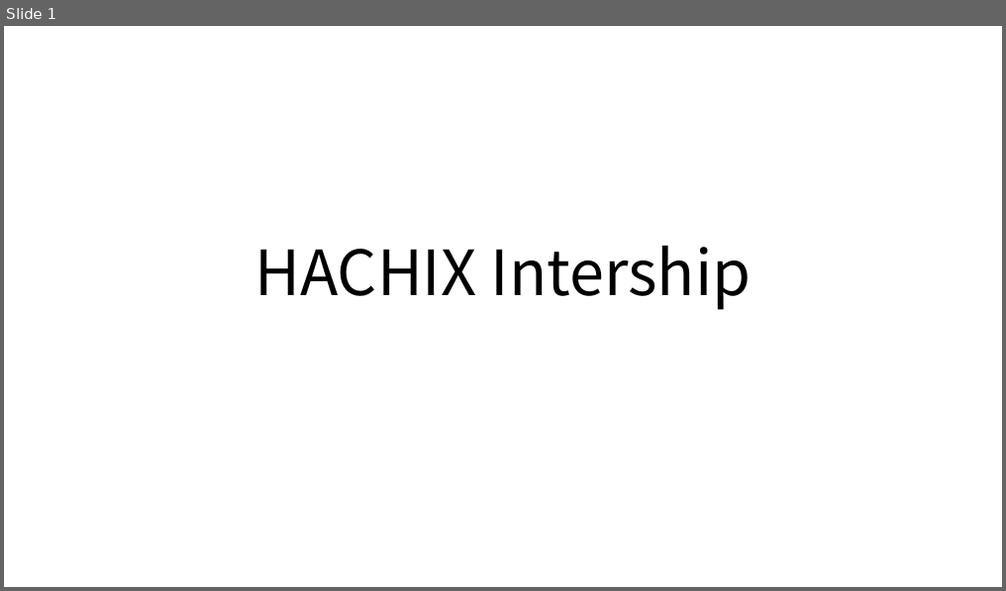
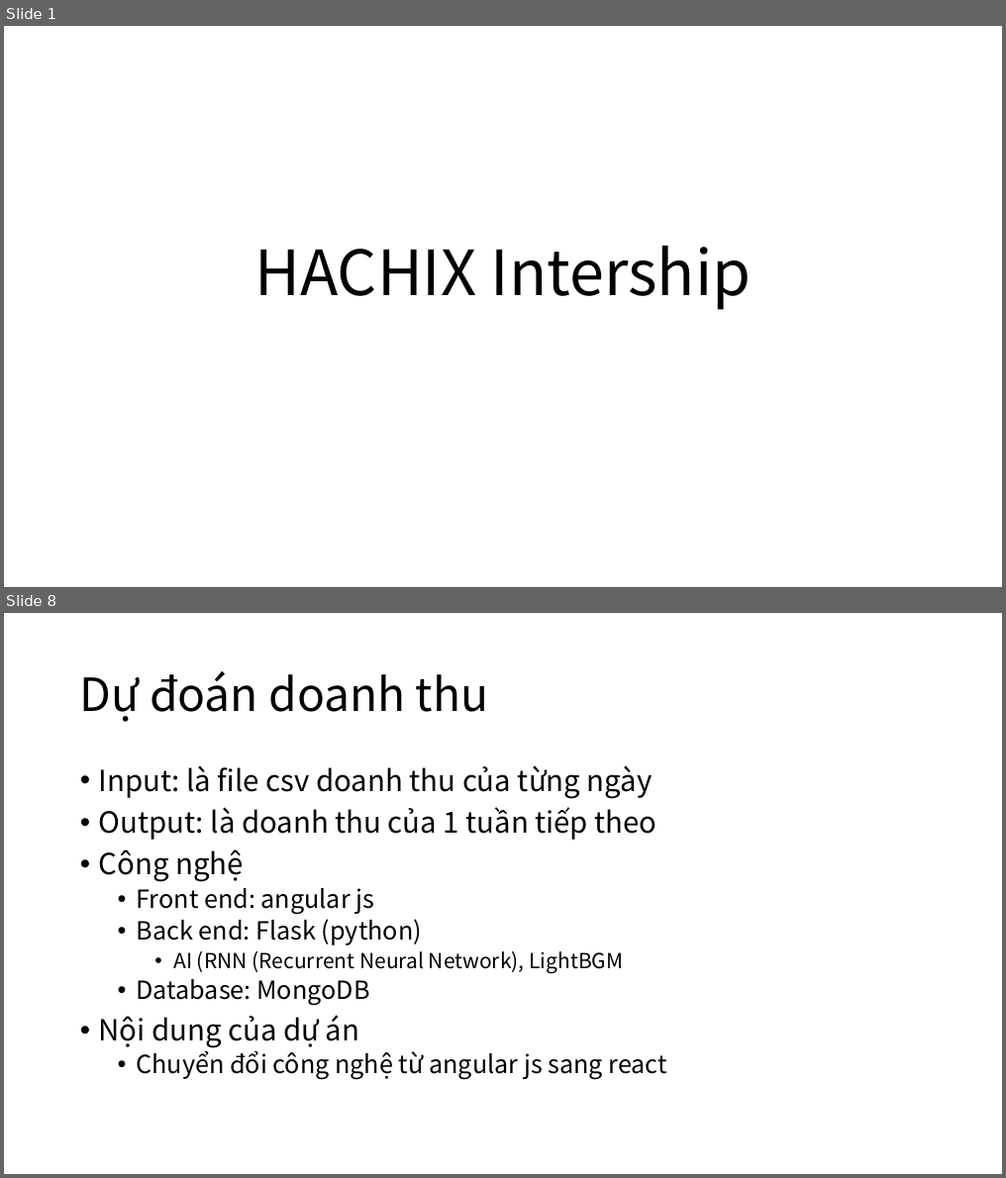
Before and after one commit to makotovnjp/Talent5PythonFlask, a slide deck: doc/Intership.pptx. Shown one above the other, each under a label of ours: slide 1 before the commit, slides 1 and 8 after it; the slides between them are not shown. The pictures are 1006x591 and 1006x1178 pixels, drawn with LibreOffice and Linux fonts; fonts in the diff are those of the drawing. Boxes give left, top, right and bottom in pixels: in the first picture for what was removed or moved away, otherwise in the second. Text is boxed around its words. In the diff, an @@ line names an element or a change of style, - is before the commit and + after.

```diff
--- a/doc/Intership.pptx
+++ b/doc/Intership.pptx
@@ slide 8 added at (4,613,1002,1174), background #FFFFFF @@
@@ title added at (80,671,488,722), 44 pt, text #000000 @@
+Dự đoán doanh thu
@@ text added at (99,765,667,1080), 24 pt, text #000000 @@
+• Input: là file csv doanh thu của từng ngày
+• Output: là doanh thu của 1 tuần tiếp theo
+• Công nghệ
+  • Front end: angular js
+  • Back end: Flask (python)
+    • AI (RNN (Recurrent Neural Network), LightBGM
+  • Database: MongoDB
+• Nội dung của dự án
+  • Chuyển đổi công nghệ từ angular js sang react
```
Also in this commit, not shown: 2 slides changed, 7 other slides added.
